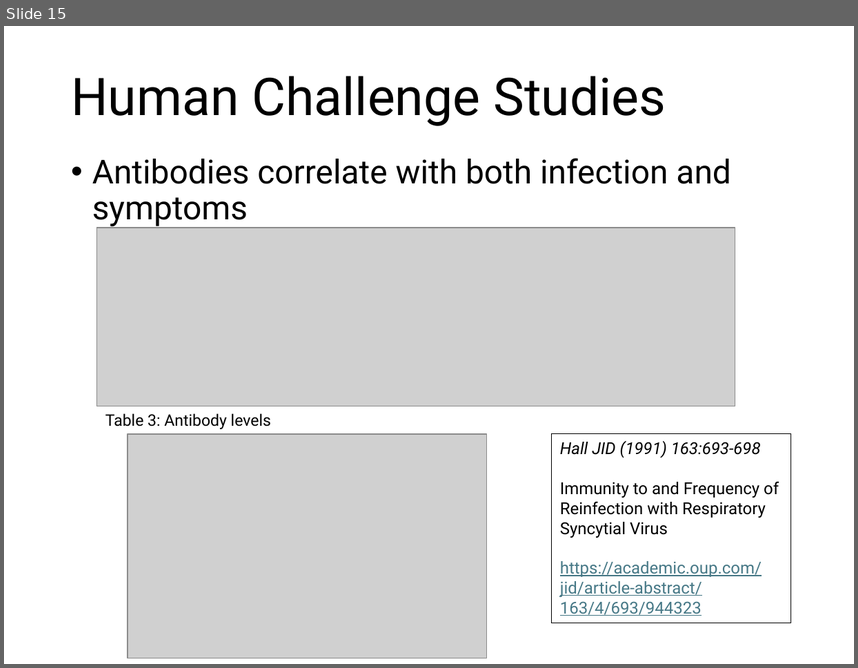
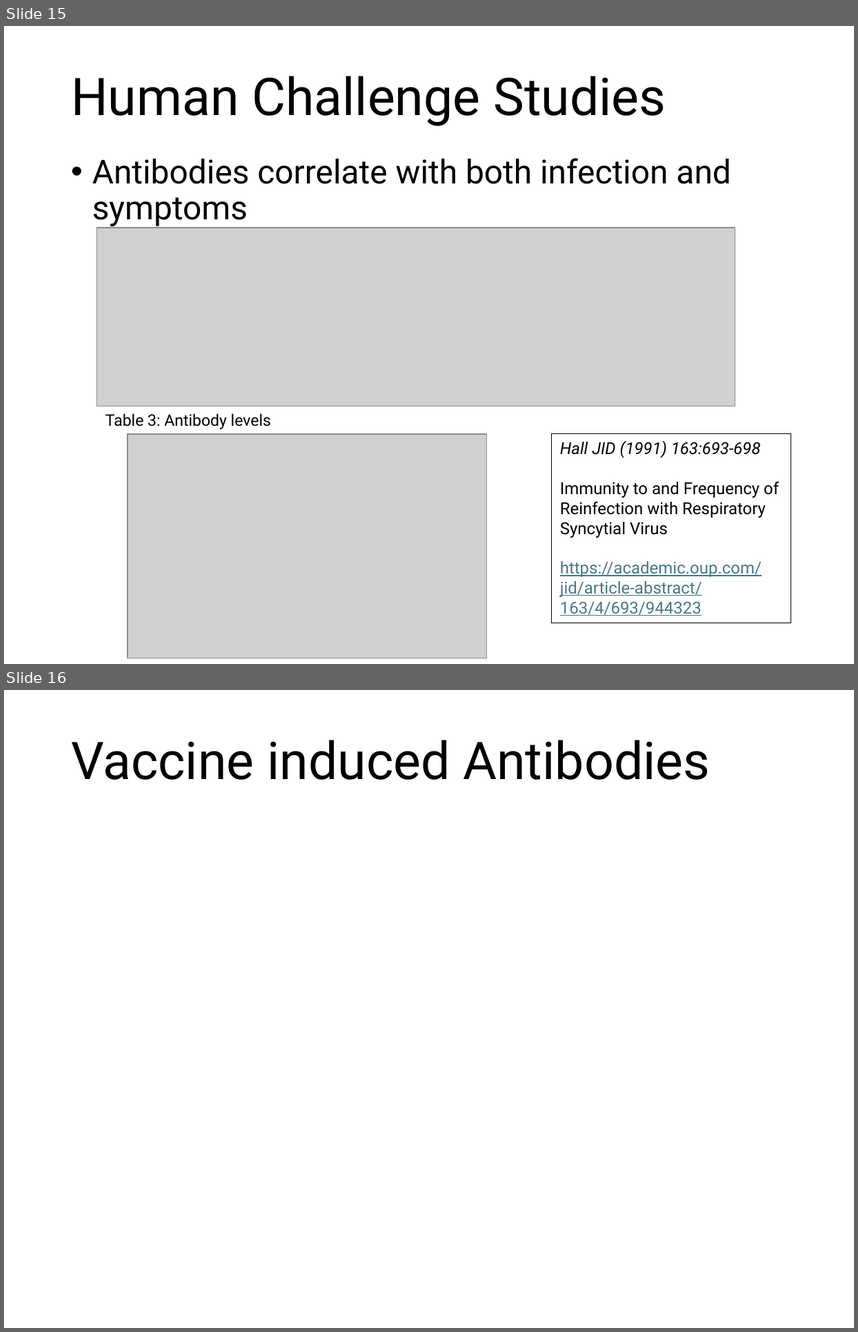
Before and after one commit to deborahcromer/RSVcorrelates, a slide deck: raw-data/RSV Data Summary.pptx. Shown one above the other, each under a label of ours: slide 15 before the commit, slides 15 and 16 after it. The pictures are 858x668 and 858x1332 pixels, drawn with LibreOffice and Linux fonts; fonts in the diff are those of the drawing; grey boxes stand for pictures. Boxes give left, top, right and bottom in pixels: in the first picture for what was removed or moved away, otherwise in the second. Text is boxed around its words. In the diff, an @@ line names an element or a change of style, - is before the commit and + after.

```diff
--- a/raw-data/RSV Data Summary.pptx
+++ b/raw-data/RSV Data Summary.pptx
@@ slide 16 added at (4,690,854,1328), background #FFFFFF @@
@@ title added at (71,740,710,780), 44 pt, text #000000 @@
+Vaccine induced Antibodies
```
Also in this commit, not shown: 2 other files.
